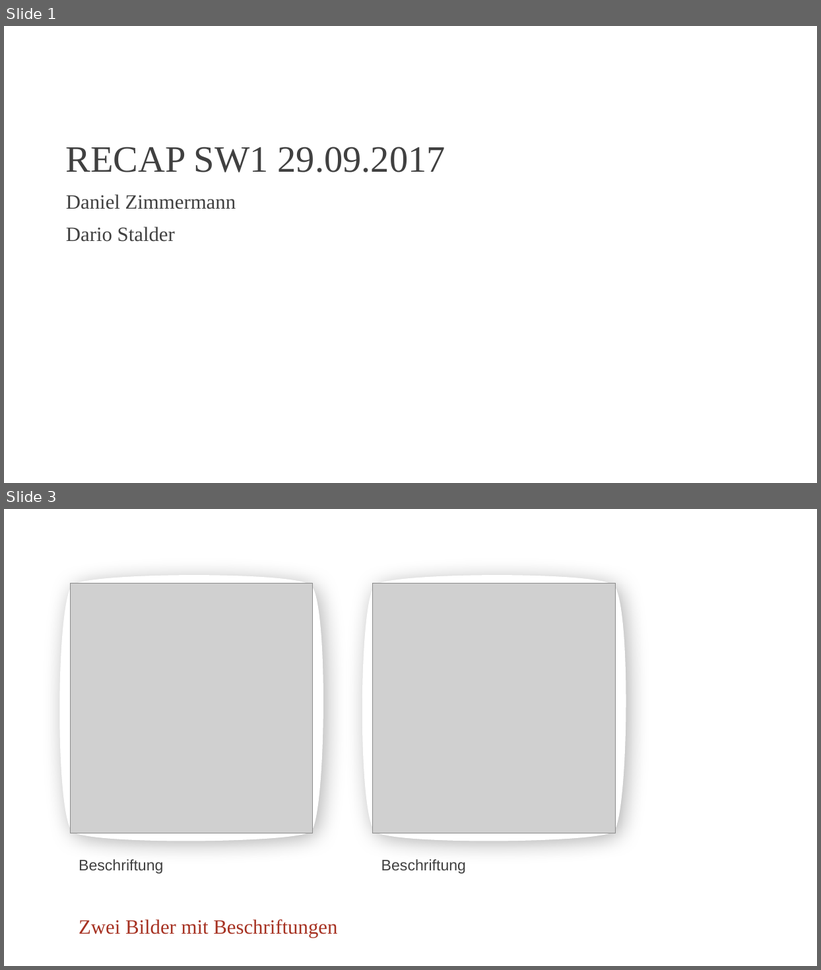
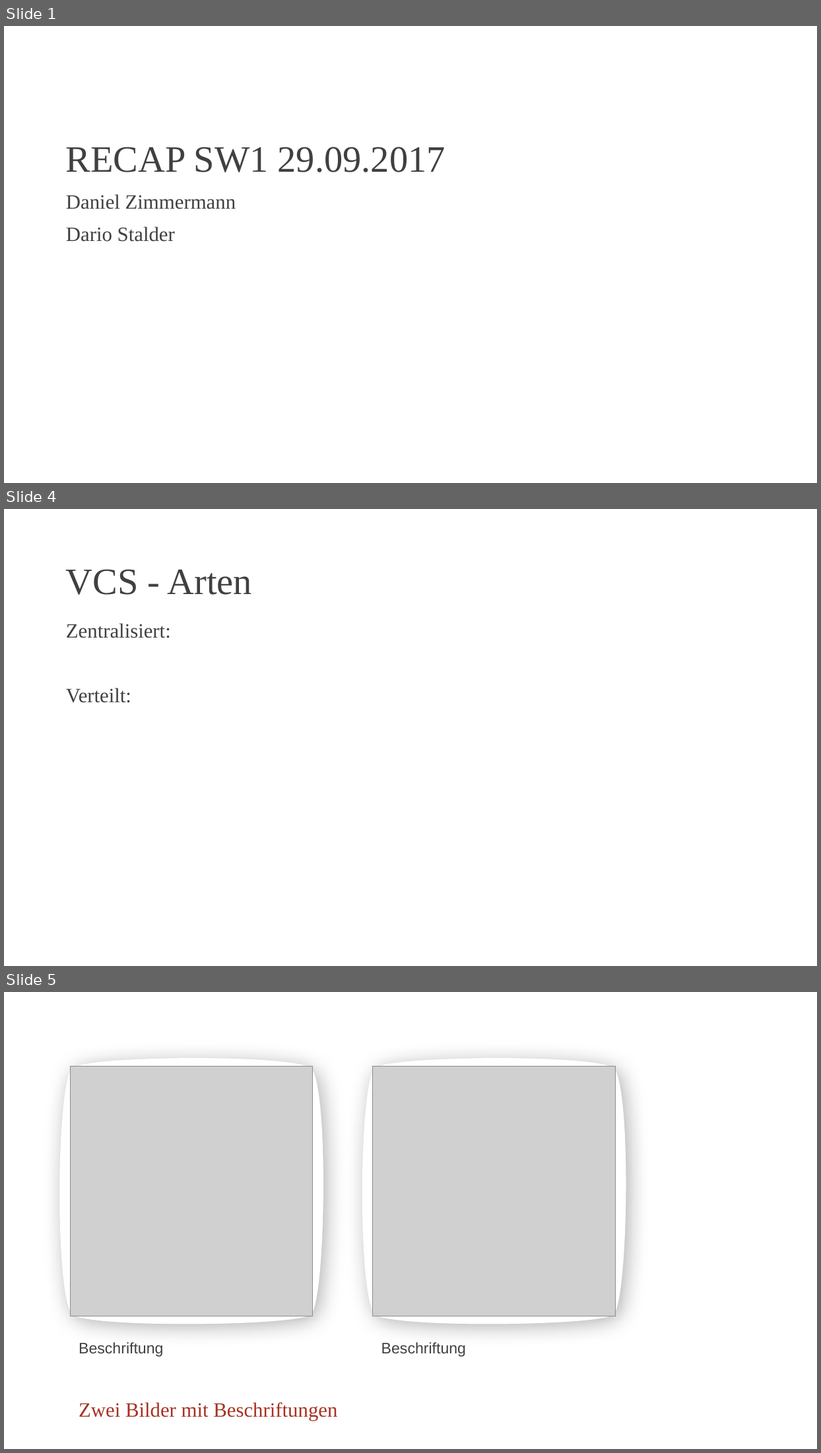
Before and after one commit to DarioStalder/INTROTeam16, a slide deck: projects/RECAP SW1 29.pptx. Shown one above the other, each under a label of ours: slides 1 and 3 before the commit, slides 1, 4 and 5 after it; the slides between them are not shown. The pictures are 821x970 and 821x1453 pixels, drawn with LibreOffice and Linux fonts; fonts in the diff are those of the drawing; grey boxes stand for pictures; background and template pictures are left out. Boxes give left, top, right and bottom in pixels: in the first picture for what was removed or moved away, otherwise in the second. Text is boxed around its words. In the diff, an @@ line names an element or a change of style, - is before the commit and + after.

```diff
--- a/projects/RECAP SW1 29.pptx
+++ b/projects/RECAP SW1 29.pptx
@@ slide 4 added at (x1=4, y1=509, x2=817, y2=966), background picture (left out) @@
@@ text added at (x1=66, y1=569, x2=252, y2=595), 44 pt, text #404040 @@
+VCS - Arten
@@ subtitle added at (x1=66, y1=623, x2=171, y2=703), 24 pt, text #404040 @@
+Zentralisiert:
+Verteilt:
@@ what was slide 3 is now slide 5 @@
```
Also in this commit, not shown: 3 slides changed, 2 other slides added, 1 slide removed.
